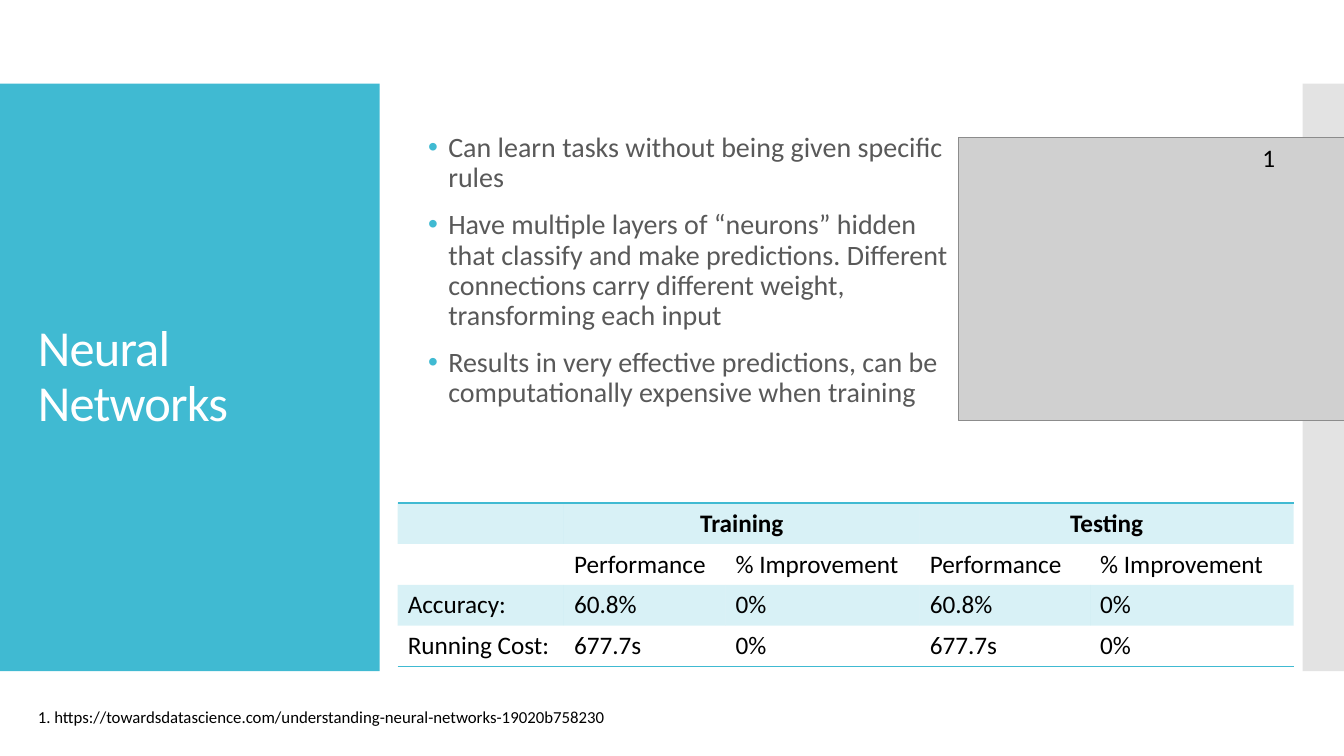
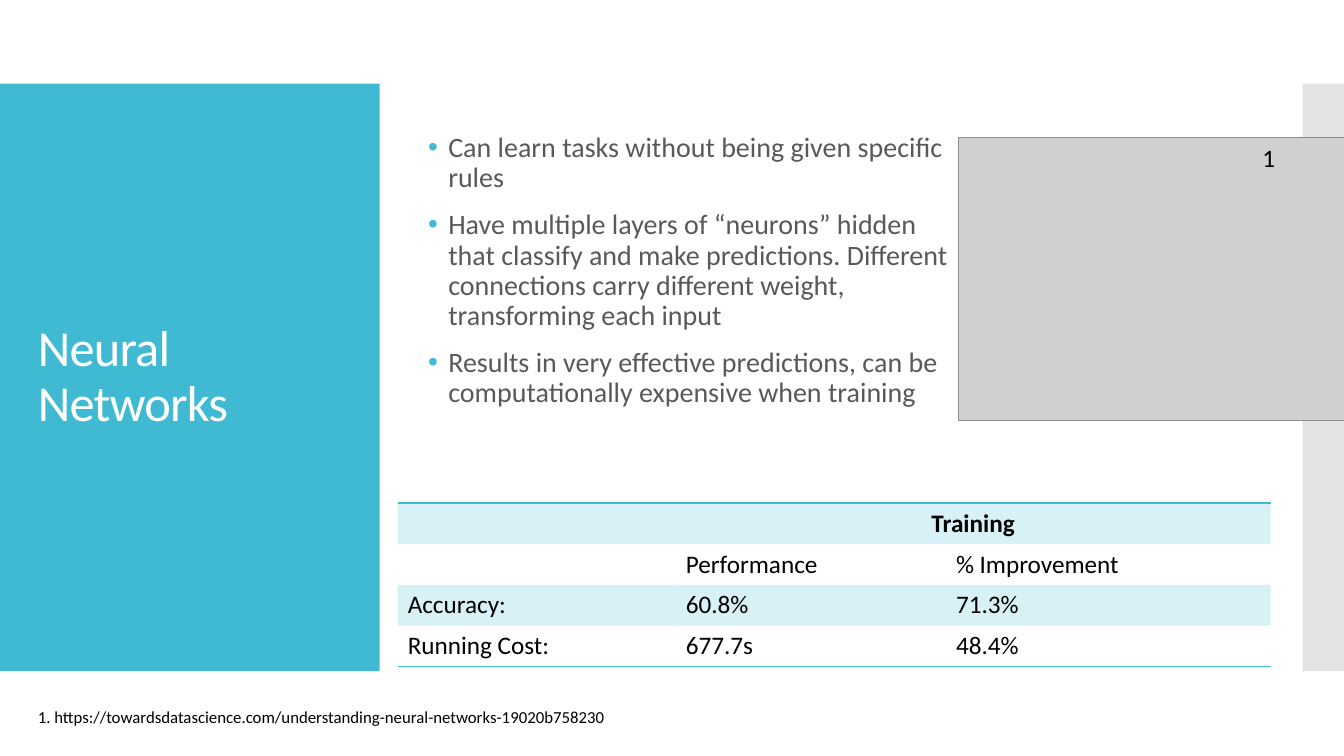
Before and after one commit to TZstatsADS/Fall2019-proj3-sec1-grp7, a slide deck: slide 7 of doc/ADS; Project 3; Predictive Analytics for Facial Emotion Recognition.pptx. Drawn at 1344x756 pixels with LibreOffice and Linux fonts; fonts in the diff are those of the drawing; grey boxes stand for pictures. Boxes give left, top, right and bottom in pixels: in the first picture for what was removed or moved away, otherwise in the second. Text is boxed around its words. In the diff, an @@ line names an element or a change of style, - is before the commit and + after.

```diff
--- a/doc/ADS; Project 3; Predictive Analytics for Facial Emotion Recognition.pptx
+++ b/doc/ADS; Project 3; Predictive Analytics for Facial Emotion Recognition.pptx
@@ table at [398,503,1271,666] @@
-column 3:  | % Improvement | 0% | 0%
-column 4: Testing | Performance | 60.8% | 677.7s
-column 5:  | % Improvement | 0% | 0%
+column 3:  | % Improvement | 71.3% | 48.4%
@@ table: place and size @@
-table at [398,503,1295,666]
+table at [398,503,1271,666]
```
Also in this commit, not shown: 4 other slides changed.
